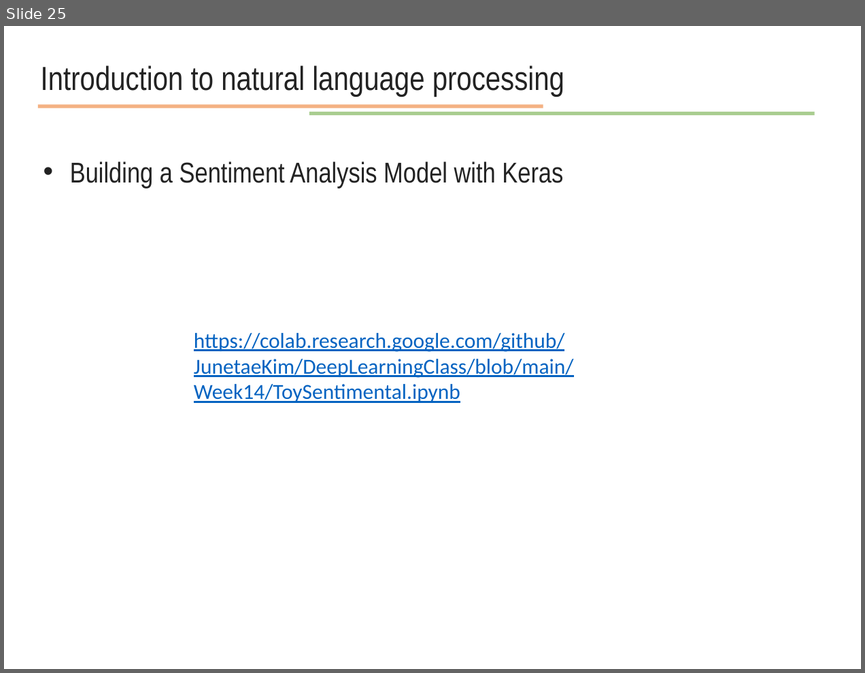
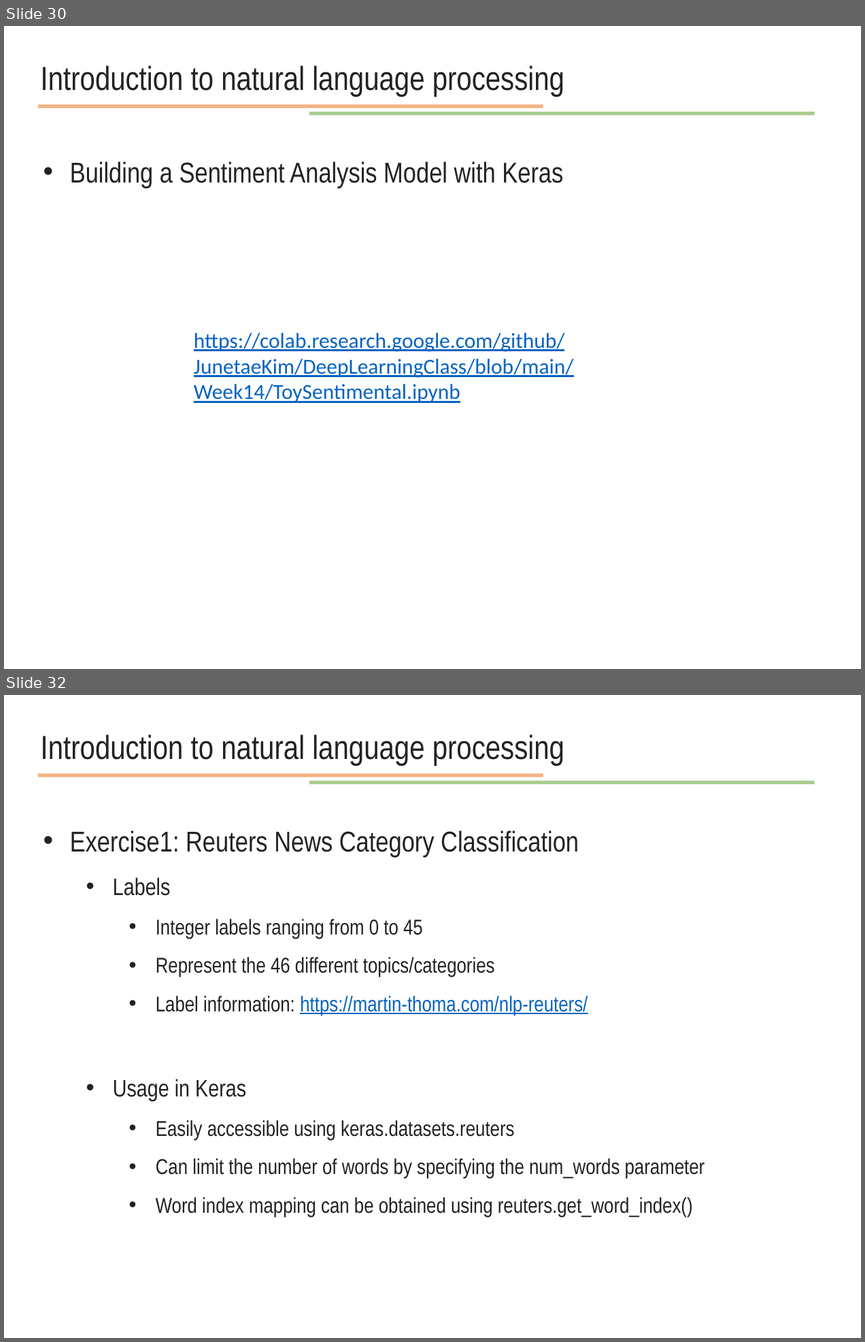
Before and after one commit to JunetaeKim/DeepLearningClass, a slide deck: Week14/week14 natural language processing.pptx. Shown one above the other, each under a label of ours: slide 25 before the commit, slides 30 and 32 after it; the slides between them are not shown. The pictures are 865x673 and 865x1342 pixels, drawn with LibreOffice and Linux fonts; fonts in the diff are those of the drawing. Boxes give left, top, right and bottom in pixels: in the first picture for what was removed or moved away, otherwise in the second. Text is boxed around its words. In the diff, an @@ line names an element or a change of style, - is before the commit and + after.

```diff
--- a/Week14/week14 natural language processing.pptx
+++ b/Week14/week14 natural language processing.pptx
@@ slide 32 added at [4, 695, 861, 1338], background #FFFFFF @@
@@ text added at [41, 734, 564, 765], 28 pt, text #222222 @@
+Introduction to natural language processing
@@ line added from (38, 775) to (543, 775), #ED7D31 3 pt @@
@@ line added from (309, 783) to (815, 783), #70AD47 3 pt @@
@@ text added at [70, 830, 705, 1217], 18 pt, text #222222 @@
+• Exercise1: Reuters News Category Classification
+  • Labels
+    • Integer labels ranging from 0 to 45
+    • Represent the 46 different topics/categories
+    • Label information: https://martin-thoma.com/nlp-reuters/
+  • Usage in Keras
+    • Easily accessible using keras.datasets.reuters
+    • Can limit the number of words by specifying the num_words parameter
+    • Word index mapping can be obtained using reuters.get_word_index()
@@ what was slide 25 is now slide 30 @@
```
Also in this commit, not shown: 1 slide changed, 7 other slides added, 6 other files.
